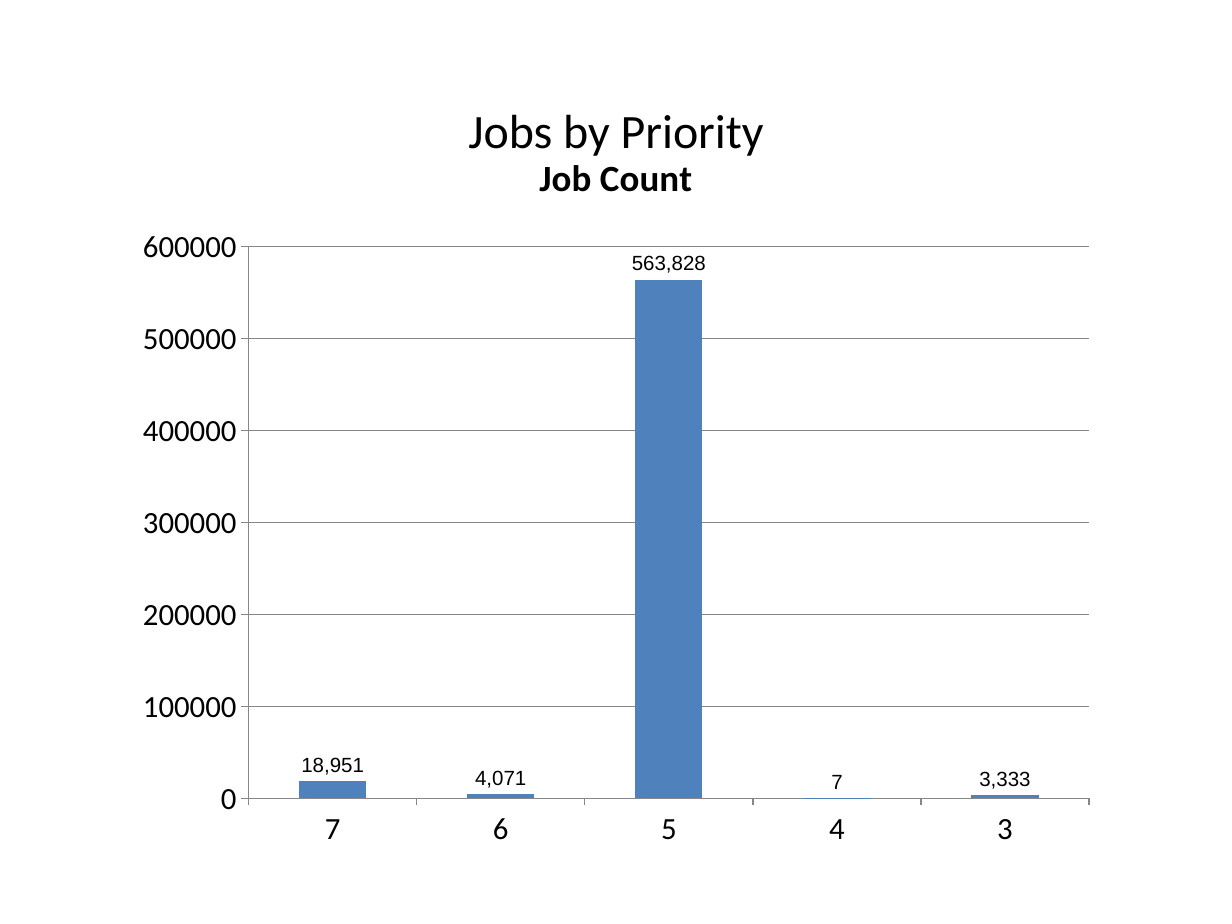
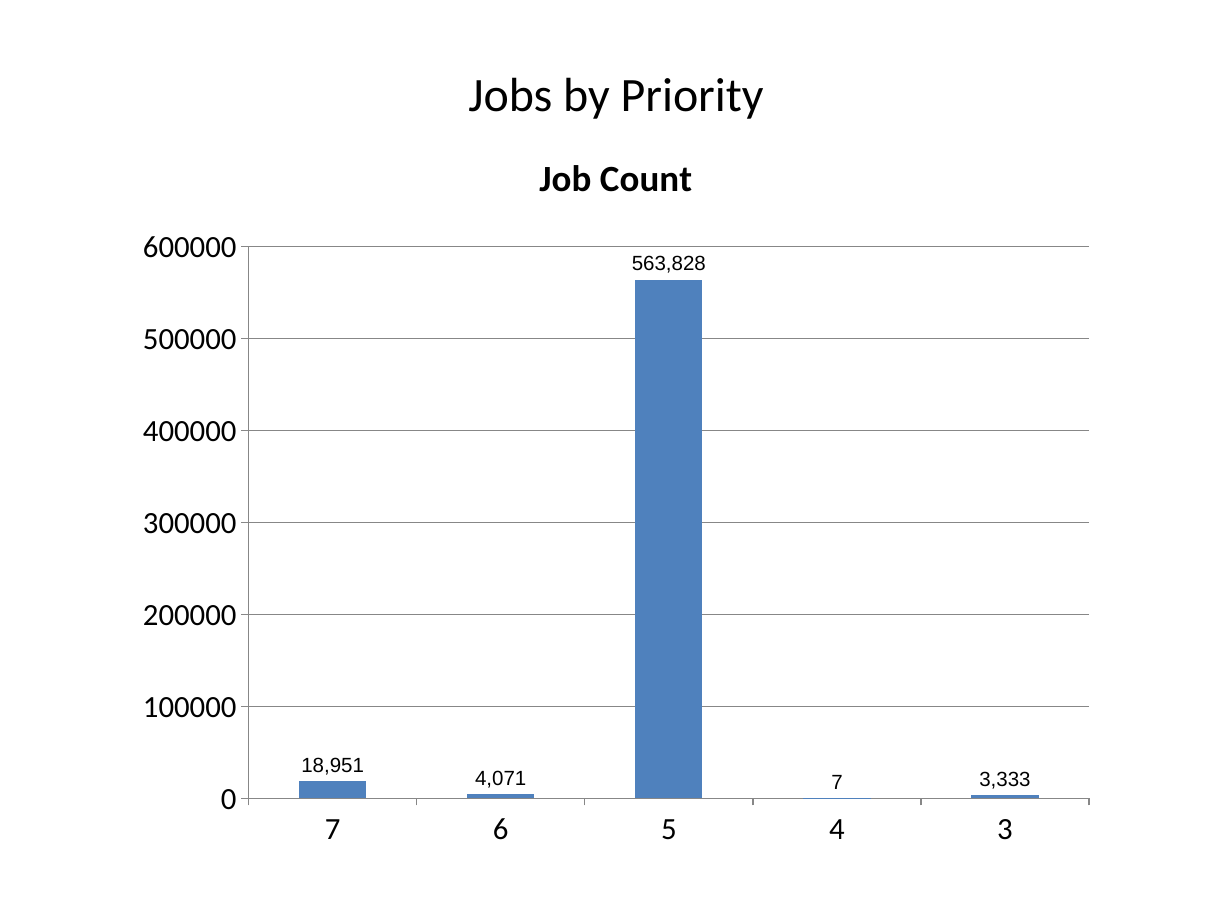
Before and after one commit to JezreelHazelEndaya/JRClient-, a slide deck: slide 6 of status_report.pptx. Drawn at 1232x924 pixels with LibreOffice and Linux fonts; fonts in the diff are those of the drawing. Boxes give left, top, right and bottom in pixels: in the first picture for what was removed or moved away, otherwise in the second. Text is boxed around its words. In the diff, an @@ line names an element or a change of style, - is before the commit and + after.

```diff
--- a/status_report.pptx
+++ b/status_report.pptx
@@ text "Jobs by Priority": place and size @@
-text "Jobs by Priority" at <box>468,114,764,156</box>
+text "Jobs by Priority" at <box>468,77,764,119</box>
```
Also in this commit, not shown: 5 other slides changed, 2 slides added, 2 other files.
